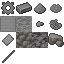
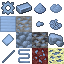
Layer changes from the first 64x64 image to the second:
added group "mask" with 11 layers above "wire" over 0, 1, 64, 64
added layer "lead" (multiply) in group "mask" over 0, 1, 64, 64
hid "steel", moved it into group "mask", painted on it, unmasked it over 0, 1, 64, 64
added group "wire" with 2 layers above "nether" over 18, 49, 30, 63
added layer "Layer 8" in group "wire" over 18, 49, 30, 63
added group "nether" with 2 layers above "end" over 32, 48, 48, 64
added layer "Layer 6" in group "nether" over 32, 48, 48, 64
added group "end" (1st of 2) with 3 layers above "rod" over 48, 48, 64, 64
added layer "Layer 7" in group "end" over 49, 49, 63, 63
added layer "end" (2nd of 2, in "end") in group "end" over 48, 48, 64, 64
